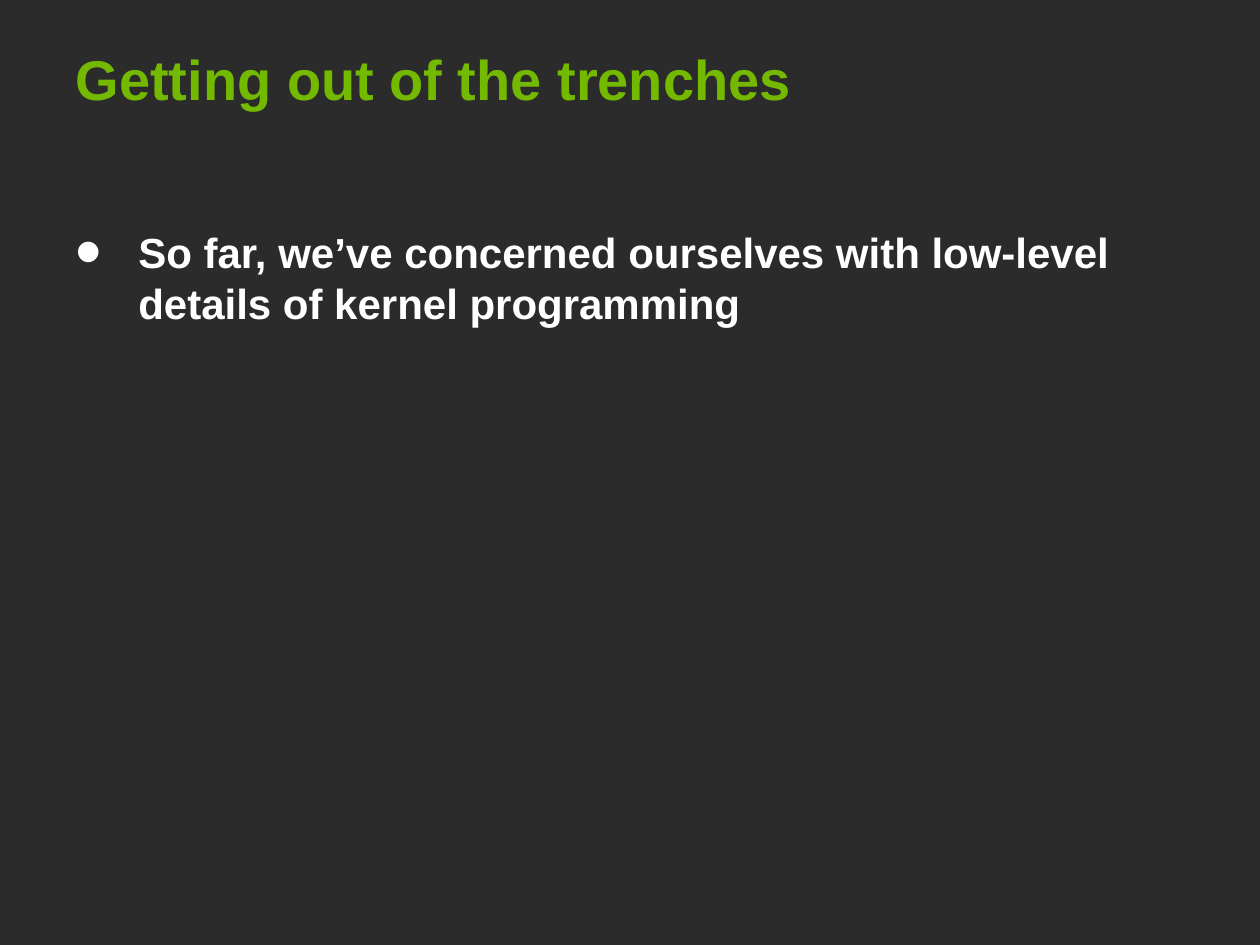
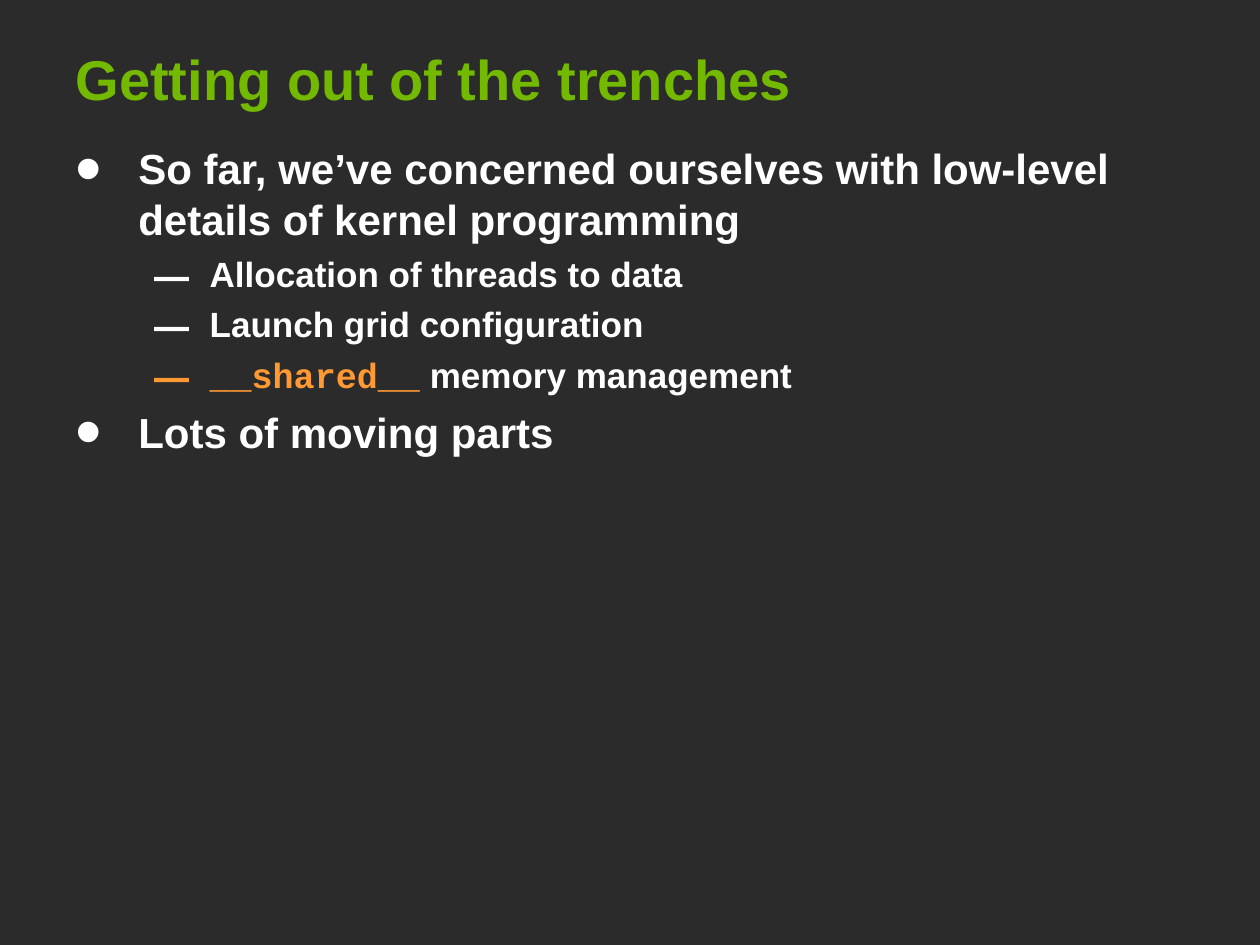
Before and after one commit to leofang/stanford-cs193g-sp2010, a slide deck: slide 2 of trunk/lectures/lecture_6/parallel_patterns_1.ppt. Drawn at 1260x945 pixels with LibreOffice and Linux fonts; fonts in the diff are those of the drawing; background and template pictures are left out; a plain dark background stands for a picture behind light text. Boxes give left, top, right and bottom in pixels: in the first picture for what was removed or moved away, otherwise in the second. Text is boxed around its words. In the diff, an @@ line names an element or a change of style, - is before the commit and + after.

Commit message:
some more slides

```diff
--- a/trunk/lectures/lecture_6/parallel_patterns_1.ppt
+++ b/trunk/lectures/lecture_6/parallel_patterns_1.ppt
@@ text "So far, we’ve concerned ourselves ...": place and size @@
-text "So far, we’ve concerned ourselves ..." at bbox=[138, 237, 1109, 327]
+text "So far, we’ve concerned ourselves ..." at bbox=[138, 153, 1109, 456]
@@ text at bbox=[138, 261, 792, 456]: paragraphs added @@
+  – Allocation of threads to data
+  – Launch grid configuration
+  – __shared__ memory management
+• Lots of moving parts
```
Also in this commit, not shown: 8 other slides changed, 1 slide added.
